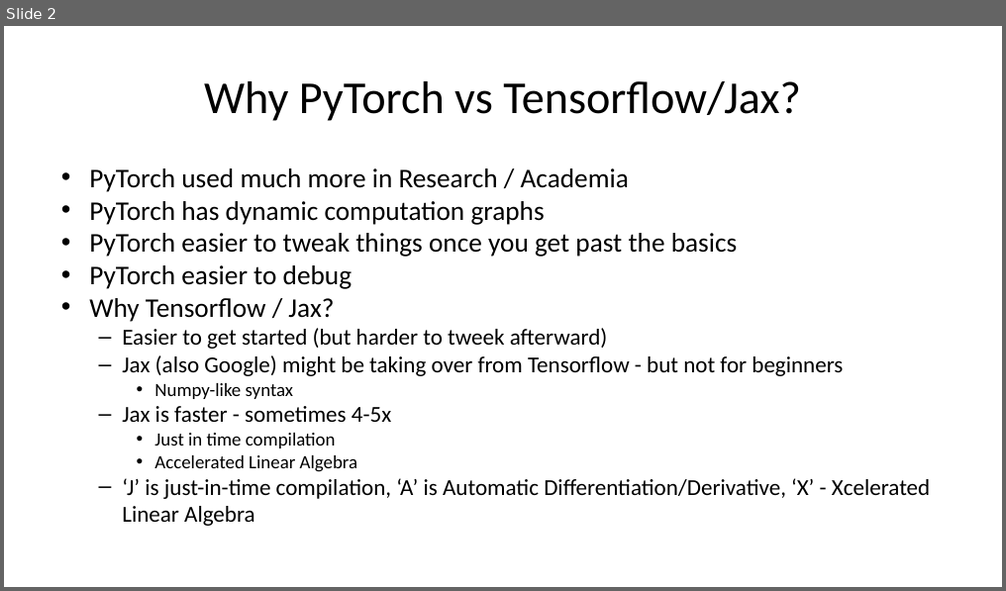
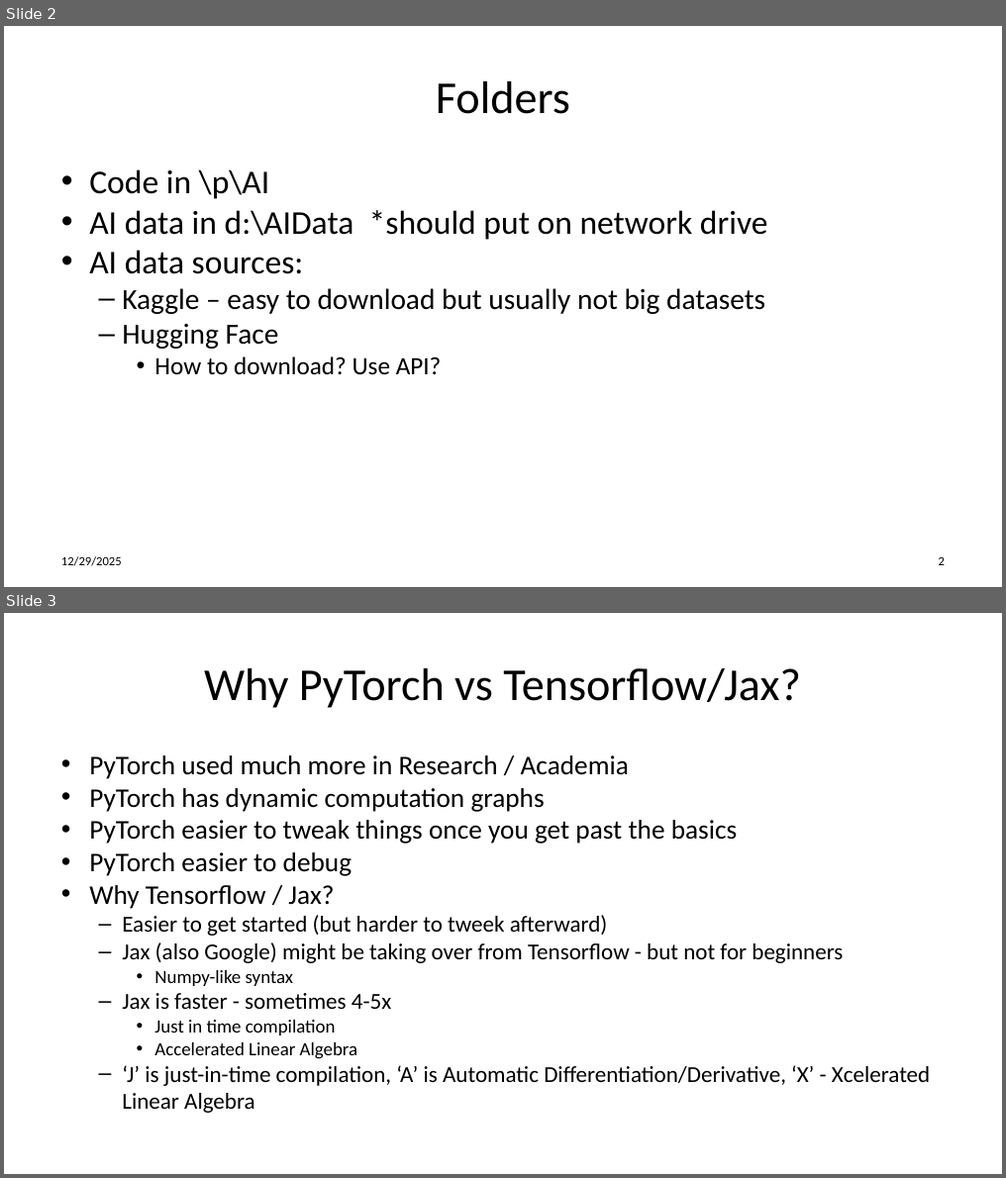
Before and after one commit to gigaprog/p_presentations, a slide deck: AI/AI PyTorch.pptx. Shown one above the other, each under a label of ours: slide 2 before the commit, slides 2 and 3 after it. The pictures are 1006x591 and 1006x1178 pixels, drawn with LibreOffice and Linux fonts; fonts in the diff are those of the drawing. Boxes give left, top, right and bottom in pixels: in the first picture for what was removed or moved away, otherwise in the second. Text is boxed around its words. In the diff, an @@ line names an element or a change of style, - is before the commit and + after.

```diff
--- a/AI/AI PyTorch.pptx
+++ b/AI/AI PyTorch.pptx
@@ slide 2 added at [4, 26, 1002, 587], background #FFFFFF @@
@@ title added at [436, 81, 570, 114], 44 pt, text #000000 @@
+Folders
@@ text added at [89, 170, 768, 375], 32 pt, text #000000 @@
+• Code in \p\AI
+• AI data in d:\AIData *should put on network drive
+• AI data sources:
+  – Kaggle – easy to download but usually not big datasets
+  – Hugging Face
+    • How to download? Use API?
@@ text added at [61, 557, 122, 567], 12 pt, text #000000 @@
+12/29/2025
@@ page number added at [939, 558, 944, 566], 12 pt, text #000000 @@
+2
@@ what was slide 2 is now slide 3 @@
```
Also in this commit, not shown: 3 slides changed, 2 other slides added.
